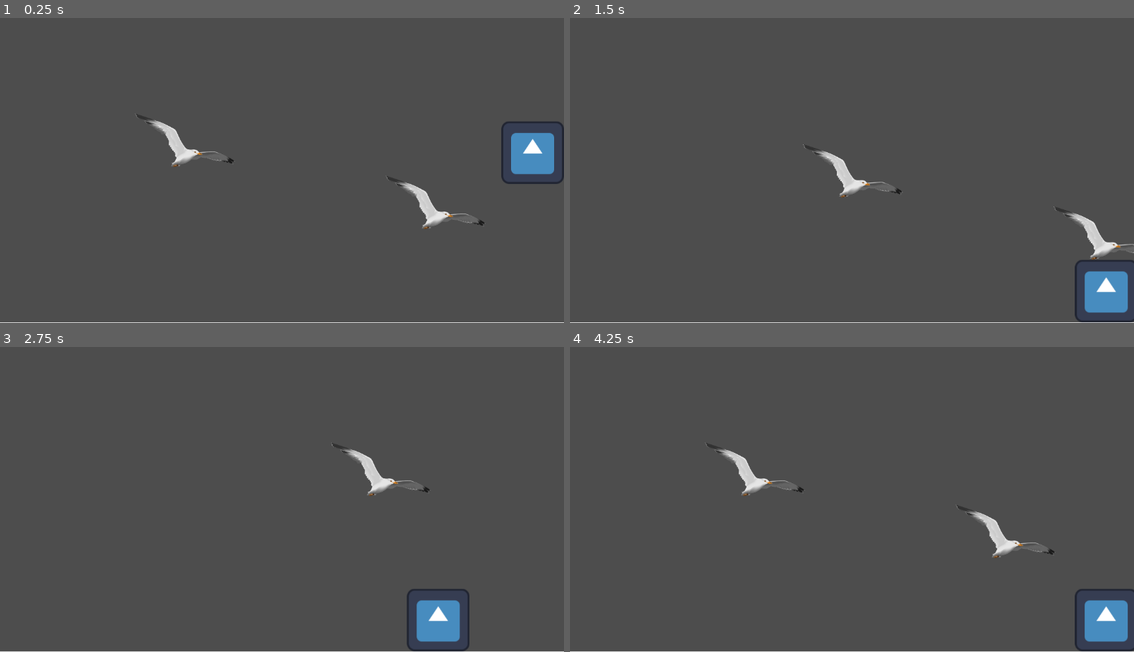
Above: before the commit, frames 1-4 (two rows, left to right).
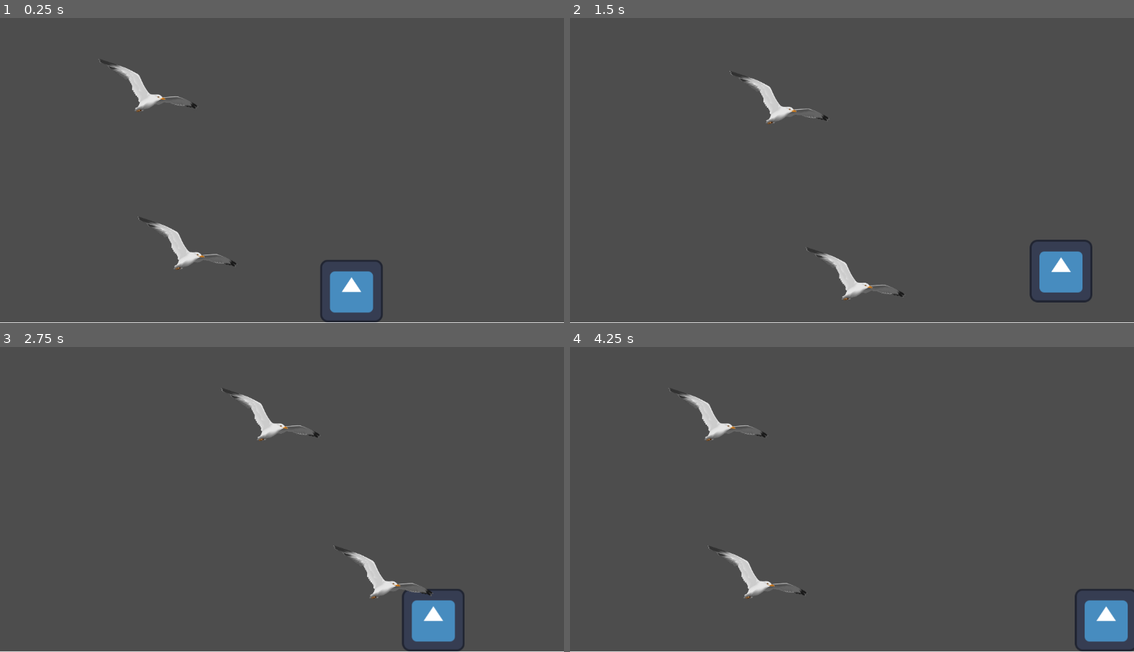
Above: after the commit, the same moments.

Repository: MonkeyFruitJam/sock-n-load
Game: Godot game, scene res://scenes/test_scene.tscn
The game is run twice, just before and just after one commit, with the same random seed, the same clock (stepped at 60 frames per second) and the same inputs. The engine's default icon, where the game draws it, is replaced by a stand-in: a white triangle on a blue panel in a dark square.
Inputs:
- Up to frame 1 (0.25 s): no input
- Up to frame 2 (1.5 s): hold D (move_right) from 0.53 s (still down); tap Space (jump) at 0.77 s
- Up to frame 3 (2.75 s): tap Space (jump) at 1.52 s; release D (move_right) at 2.03 s; hold A (move_left) from 2.03 s (still down)
- Up to frame 4 (4.25 s): release A (move_left) at 2.78 s; hold D (move_right) from 2.78 s (still down); tap Space (jump) at 3.02, 3.77 s

The runs differ from the first frame. In frame 1, 4.5% of the frame differs, in the area x 17-100%, y 13-100%; in frame 2, 4.3%; in frame 3, 2.1%; in frame 4, 1.9%.

Commit message:
[Mel] resolve the case getting hit by a bullet

Diff:
--- a/scenes/seagull.gd
+++ b/scenes/seagull.gd
@@ -4,7 +4,10 @@
 @export var lowest_point : float = 200
 @export var move_speed : float = 0.5
 
-var t = 0.0
+@onready var debug_player = owner.find_child("TestPlayer")
+@onready var bullets = owner.find_children("Bullet*")
+
+var time_sample = 0.0
 var start_point : Vector2
 var end_point : Vector2
 var mid_point : Vector2
@@ -21,11 +24,13 @@
 	return r
 
 func _physics_process(delta):
-	t+=delta
-	position = _bezier_curve(start_point, mid_point, end_point, t)
-	if t>=1:
-		t = 0.0
+	time_sample+=delta
+	position = _bezier_curve(start_point, mid_point, end_point, time_sample)
+	if time_sample>=1:
+		time_sample = 0.0
 
 func _on_area_2d_body_entered(body):
-	if (body.has_method("_get_hit")):
-		body._get_hit() # Replace with function body.
+	if (body == debug_player):
+		debug_player._get_hit() # Replace with function body.
+	elif (bullets.has(body)):
+		queue_free() #get hit by a bullet
--- a/scenes/seagull.tscn
+++ b/scenes/seagull.tscn
@@ -17,6 +17,6 @@
 
 [node name="CollisionPolygon2D" type="CollisionPolygon2D" parent="Area2D"]
 position = Vector2(1.52588e-05, 3.05176e-05)
-polygon = PackedVector2Array(-299.705, -162.697, -284, -129, -148.425, 11.4174, -85.6298, 156.988, -13, 162, 62.7953, 148.425, 290, 148, 296.85, 117.027, 171.26, 42.8148, 19.9803, -4.06404e-05, -40, -78)
+polygon = PackedVector2Array(-299.705, -162.697, -284, -129, -122.736, 5.70869, -85.6298, 156.988, -13, 162, 62.7953, 139.862, 290, 148, 296.85, 117.027, 171.26, 42.8148, 14.2716, 11.4173, -40, -78)
 
 [connection signal="body_entered" from="Area2D" to="." method="_on_area_2d_body_entered"]
--- a/scenes/test_scene.tscn
+++ b/scenes/test_scene.tscn
@@ -15,14 +15,13 @@
 polygon = PackedVector2Array(-144, 646, -81, 3, 0, 647, 1152, 647, 1234, 0, 1276, 655, 1278, 768, -150, 770)
 
 [node name="TestPlayer" parent="." instance=ExtResource("1_s757u")]
-position = Vector2(1088, 267)
+position = Vector2(718, 559)
 
 [node name="Seagull2" parent="." instance=ExtResource("2_eice8")]
-position = Vector2(690, 214)
+position = Vector2(183, 297)
 move_length = 800.0
 lowest_point = 500.0
 
 [node name="Seagull3" parent="." instance=ExtResource("2_eice8")]
 position = Vector2(178, 87)
-move_length = 800.0
-lowest_point = 500.0
+move_length = 500.0
